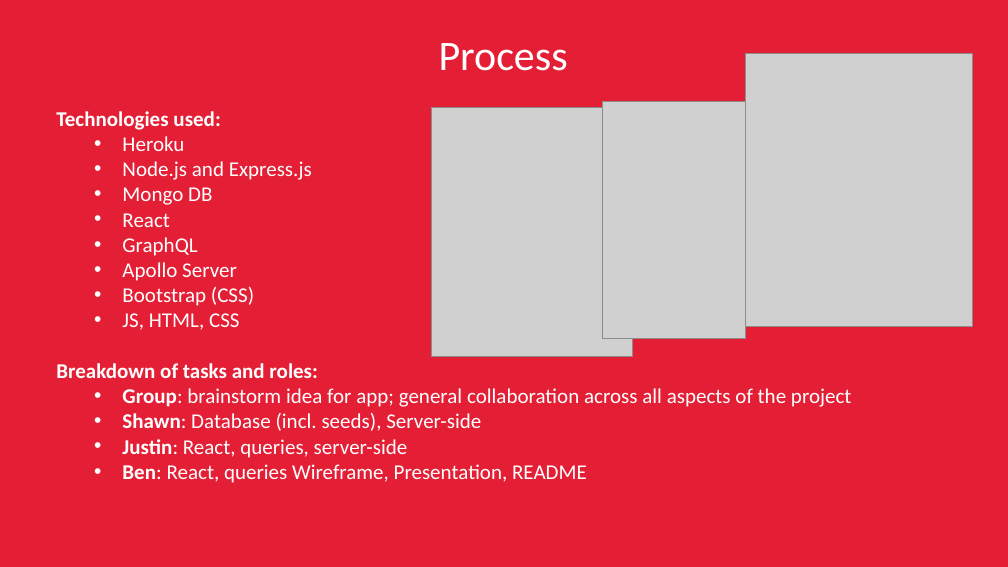
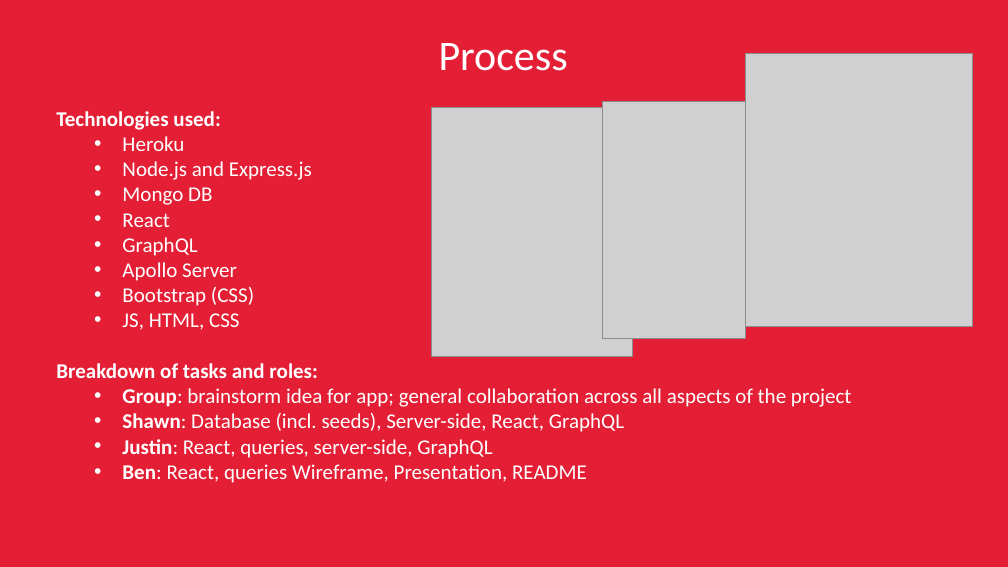
Before and after one commit to Shawn52409/powerup, a slide deck: slide 5 of assets/powerup-presentation.pptx. Drawn at 1008x567 pixels with LibreOffice and Linux fonts; fonts in the diff are those of the drawing; grey boxes stand for pictures. Boxes give left, top, right and bottom in pixels: in the first picture for what was removed or moved away, otherwise in the second. Text is boxed around its words. In the diff, an @@ line names an element or a change of style, - is before the commit and + after.

```diff
--- a/assets/powerup-presentation.pptx
+++ b/assets/powerup-presentation.pptx
@@ text at <box>122,413,624,458</box>: text changed @@
-  • Shawn: Database (incl. seeds), Server-side
-  • Justin: React, queries, server-side
+  • Shawn: Database (incl. seeds), Server-side, React, GraphQL
+  • Justin: React, queries, server-side, GraphQL
```
Also in this commit, not shown: 3 other slides changed.
